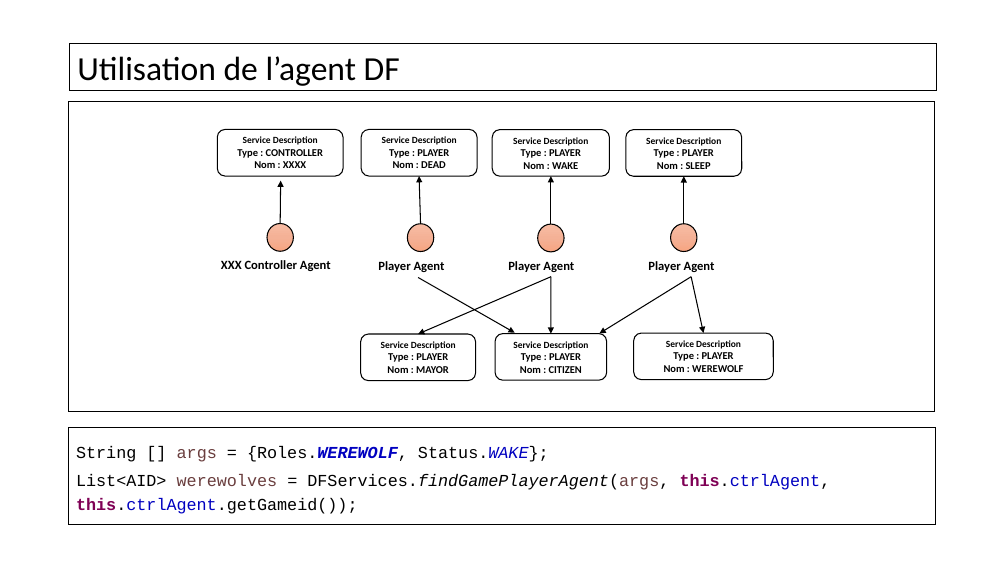
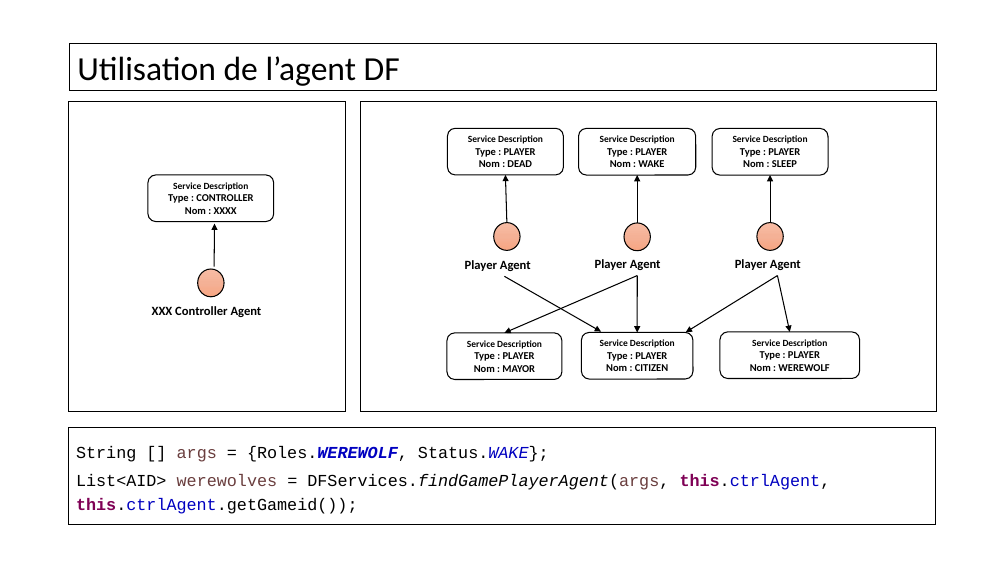
Before and after one commit to konamdav/Loup-Garou, a slide deck: slide 7 of Soutenance.pptx. Drawn at 1008x567 pixels with LibreOffice and Linux fonts; fonts in the diff are those of the drawing; background and template pictures are left out. Boxes give left, top, right and bottom in pixels: in the first picture for what was removed or moved away, otherwise in the second. Text is boxed around its words. In the diff, an @@ line names an element or a change of style, - is before the commit and + after.

```diff
--- a/Soutenance.pptx
+++ b/Soutenance.pptx
@@ rectangle: place and size @@
-rectangle at box(69, 101, 935, 411)
+rectangle at box(69, 101, 346, 411)
@@ rectangle added at box(360, 101, 936, 411), fill #FFFFFF at 48% opacity, outline #000000 1 pt @@
@@ 8 arrows, 6 rounded rectangles, 3 texts, 3 ellipses: place and size @@
-8 arrows, 6 rounded rectangles, 3 texts, 3 ellipses at box(361, 129, 774, 381)
+8 arrows, 6 rounded rectangles, 3 texts, 3 ellipses at box(447, 129, 860, 380)
@@ arrow moved from (281, 224) - (281, 181) to (214, 267) - (215, 224) @@
@@ 1 text, 1 rounded rectangle, 1 ellipse: place and size @@
-1 text, 1 rounded rectangle, 1 ellipse at box(217, 129, 343, 271)
+1 text, 1 rounded rectangle, 1 ellipse at box(148, 175, 274, 317)
```
Also in this commit, not shown: 4 other slides changed, 7 other files.
